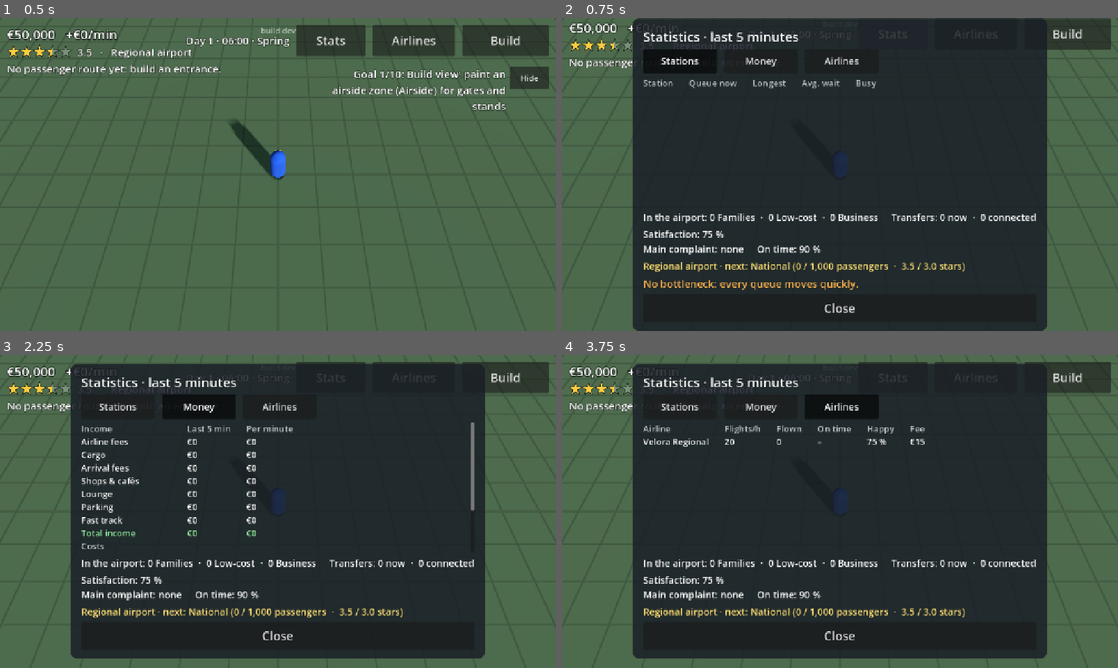
Above: before the commit, frames 1-4 (two rows, left to right).
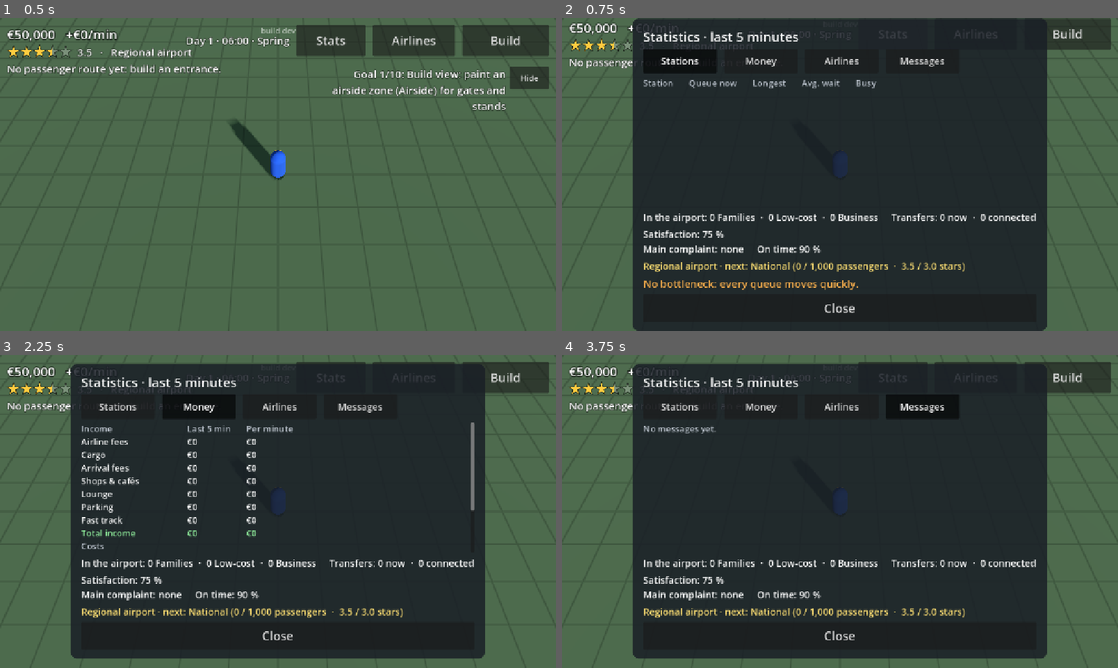
Above: after the commit, the same moments.

Repository: jakobmaier16-pixel/airport-idle
Game: Godot game, scene res://scenes/main/main.tscn
Two runs of this game, one before a commit and one after it. Both use one fixed random seed, a clock stepped at 60 frames per second and the inputs below.
Inputs (mouse positions are in pixels of both pictures, inside the frame that each line leads up to):
- Up to frame 1 (0.5 s): no input
- Up to frame 2 (0.75 s): click "Stats" at 0.5 s
- Up to frame 3 (2.25 s): click "Stations" at 1.25 s; click "Money" at 2 s
- Up to frame 4 (3.75 s): click "Airlines" at 2.75 s; click (923, 408) at 3.5 s, where only the run after the commit has a clickable "Messages"

Frame 1 is identical in both runs. In frame 2, 0.1% of the frame differs, in the area x 60-69%, y 12-16%; in frame 3, 0.1%; in frame 4, 1.6%, in the area x 14-72%, y 12-30%.

Commit message:
Messages tab: a log of the last 30 notices
Co-Authored-By: Claude Opus 5.5 <noreply@anthropic.com>

Diff:
--- a/scenes/ui/hud.gd
+++ b/scenes/ui/hud.gd
@@ -45,7 +45,10 @@
 var _open_category: String = ""
 var _stats_refresh_in: float = 0.0
 ## Statistics tabs (design doc §13.2).
-enum StatsTab { STATIONS, MONEY, AIRLINES }
+enum StatsTab { STATIONS, MONEY, AIRLINES, MESSAGES }
+## The last notices, newest first: [clock text, message] (design doc §13.2).
+const MESSAGE_LOG_SIZE: int = 30
+var messages: Array = []
 var stats_tab: StatsTab = StatsTab.STATIONS
 ## The building shown in the station panel, or null.
 var shown_station: Building = null
@@ -132,7 +135,7 @@
 	$SafeArea/StationPanel/Content/CloseButton.pressed.connect(hide_station)
 	_stats_button.pressed.connect(func() -> void: hide_stats() if _stats_panel.visible else show_stats())
 	$SafeArea/StatsPanel/Content/CloseButton.pressed.connect(hide_stats)
-	for tab: StatsTab in [StatsTab.STATIONS, StatsTab.MONEY, StatsTab.AIRLINES]:
+	for tab: StatsTab in [StatsTab.STATIONS, StatsTab.MONEY, StatsTab.AIRLINES, StatsTab.MESSAGES]:
 		_tab_button(tab).pressed.connect(show_stats_tab.bind(tab))
 	$SafeArea/MilestonePanel/Content/OkButton.pressed.connect(func() -> void: _milestone_panel.visible = false)
 	$SafeArea/GoalPanel/Row/HideButton.pressed.connect(func() -> void: Airport.goals.hidden = true)
@@ -194,13 +197,13 @@
 ## Switches the statistics panel to `tab`.
 func show_stats_tab(tab: StatsTab) -> void:
 	stats_tab = tab
-	for other: StatsTab in [StatsTab.STATIONS, StatsTab.MONEY, StatsTab.AIRLINES]:
+	for other: StatsTab in [StatsTab.STATIONS, StatsTab.MONEY, StatsTab.AIRLINES, StatsTab.MESSAGES]:
 		_tab_button(other).button_pressed = other == tab
 	_update_stats_panel()
 
 
 func _tab_button(tab: StatsTab) -> Button:
-	return get_node("SafeArea/StatsPanel/Content/Tabs/" + ["StationsTab", "MoneyTab", "AirlinesTab"][tab]) as Button
+	return get_node("SafeArea/StatsPanel/Content/Tabs/" + ["StationsTab", "MoneyTab", "AirlinesTab", "MessagesTab"][tab]) as Button
 
 
 func hide_stats() -> void:
@@ -291,8 +294,11 @@
 	_loan_label.text = text
 
 
-## Shows a message at the top of the screen for a few seconds.
+## Shows a message at the top of the screen for a few seconds, and keeps it in the log.
 func notify(text: String) -> void:
+	messages.push_front([Airport.clock.text(), text])
+	if messages.size() > MESSAGE_LOG_SIZE:
+		messages.pop_back()
 	_notice_label.text = text
 	_notice_panel.visible = true
 	_notice_left = NOTICE_SECONDS
@@ -382,6 +388,8 @@
 			_fill_money_table()
 		StatsTab.AIRLINES:
 			_fill_airlines_table()
+		StatsTab.MESSAGES:
+			_fill_messages_table()
 		_:
 			_fill_stations_table(bottleneck)
 	var counts := flow.count_by_type()
@@ -429,6 +437,22 @@
 	_add_stats_cell(label, color)
 	_add_stats_cell(Economy.format(amount), color)
 	_add_stats_cell(Economy.format(amount / (Economy.SOURCE_WINDOW_SECONDS / 60.0)), color)
+
+
+# The last notices, newest first.
+func _fill_messages_table() -> void:
+	_stats_table.columns = 2
+	if messages.is_empty():
+		_add_stats_cell("No messages yet.", Color(0.75, 0.78, 0.82))
+		_add_stats_cell("", Color.WHITE)
+	for entry: Array in messages:
+		_add_stats_cell(entry[0], Color(0.75, 0.78, 0.82))
+		var cell := Label.new()
+		cell.text = entry[1]
+		cell.custom_minimum_size = Vector2(620, 0)
+		cell.autowrap_mode = TextServer.AUTOWRAP_WORD_SMART
+		cell.add_theme_font_size_override(&"font_size", STATS_FONT_SIZE)
+		_stats_table.add_child(cell)
 
 
 # On-time performance and happiness per airline (design doc §13.2).
--- a/scenes/ui/hud.tscn
+++ b/scenes/ui/hud.tscn
@@ -385,6 +385,14 @@
 toggle_mode = true
 text = "Airlines"
 
+[node name="MessagesTab" type="Button" parent="SafeArea/StatsPanel/Content/Tabs"]
+custom_minimum_size = Vector2(170, 56)
+layout_mode = 2
+focus_mode = 0
+theme_override_font_sizes/font_size = 22
+toggle_mode = true
+text = "Messages"
+
 [node name="TableScroll" type="ScrollContainer" parent="SafeArea/StatsPanel/Content"]
 custom_minimum_size = Vector2(0, 300)
 layout_mode = 2
--- a/tests/cases/test_34_statistics_tabs.gd
+++ b/tests/cases/test_34_statistics_tabs.gd
@@ -63,6 +63,11 @@
 	cells = _cells()
 	check(cells.has("Velora Regional") and cells.has("On time"), "airlines: %s" % [cells])
 	check_eq(cells.size(), (1 + Airport.airlines.signed.size()) * 6, "one row per airline")
+	hud().notify("Test message")
+	await press(ui("StatsPanel/Content/Tabs/MessagesTab"))
+	await frames(1)
+	cells = _cells()
+	check(cells.has("Test message") and cells[0].begins_with("Day 1"), "the message log: %s" % [cells])
 	await press(ui("StatsPanel/Content/Tabs/StationsTab"))
 	await frames(1)
 	check(_cells().has("Security"), "back to the stations")
Not shown, changed: docs/game_design.md
